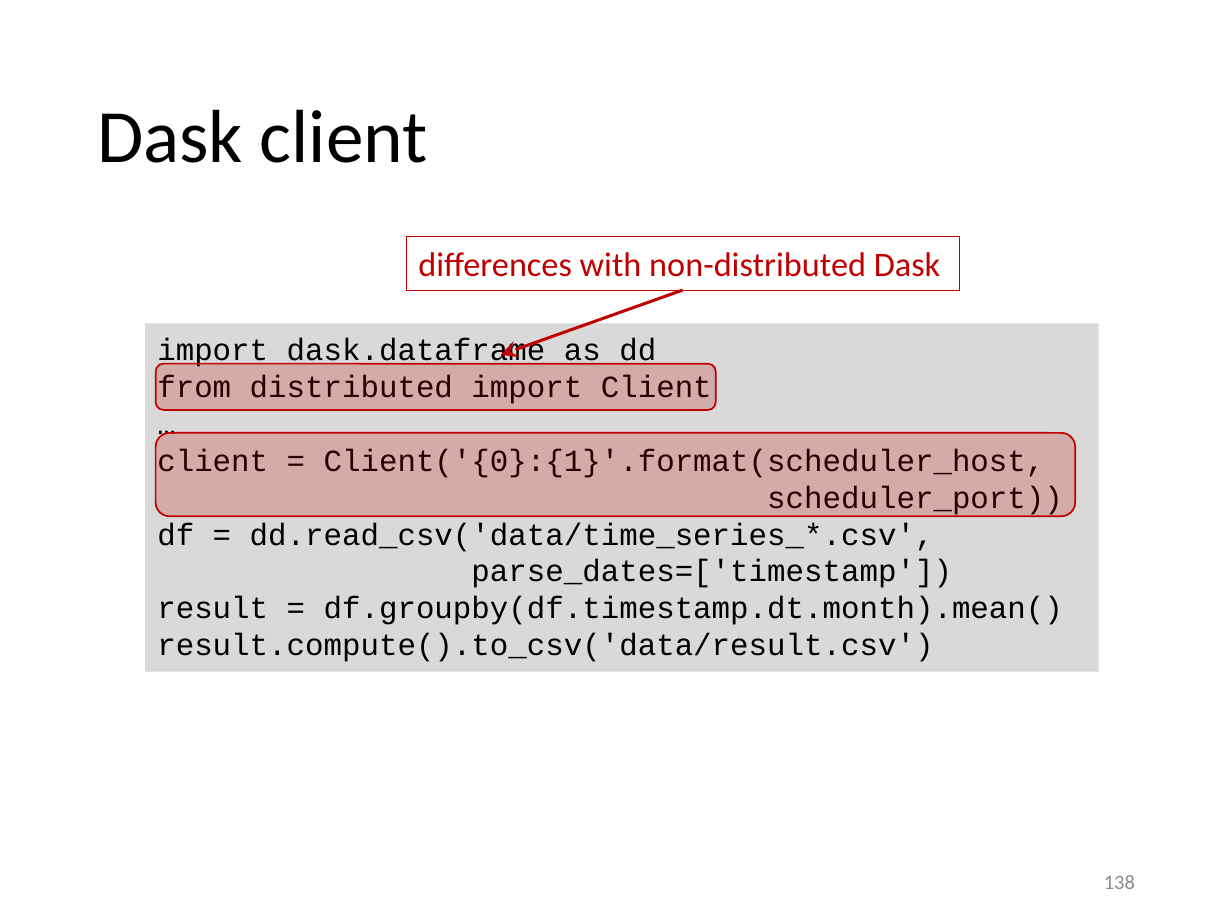
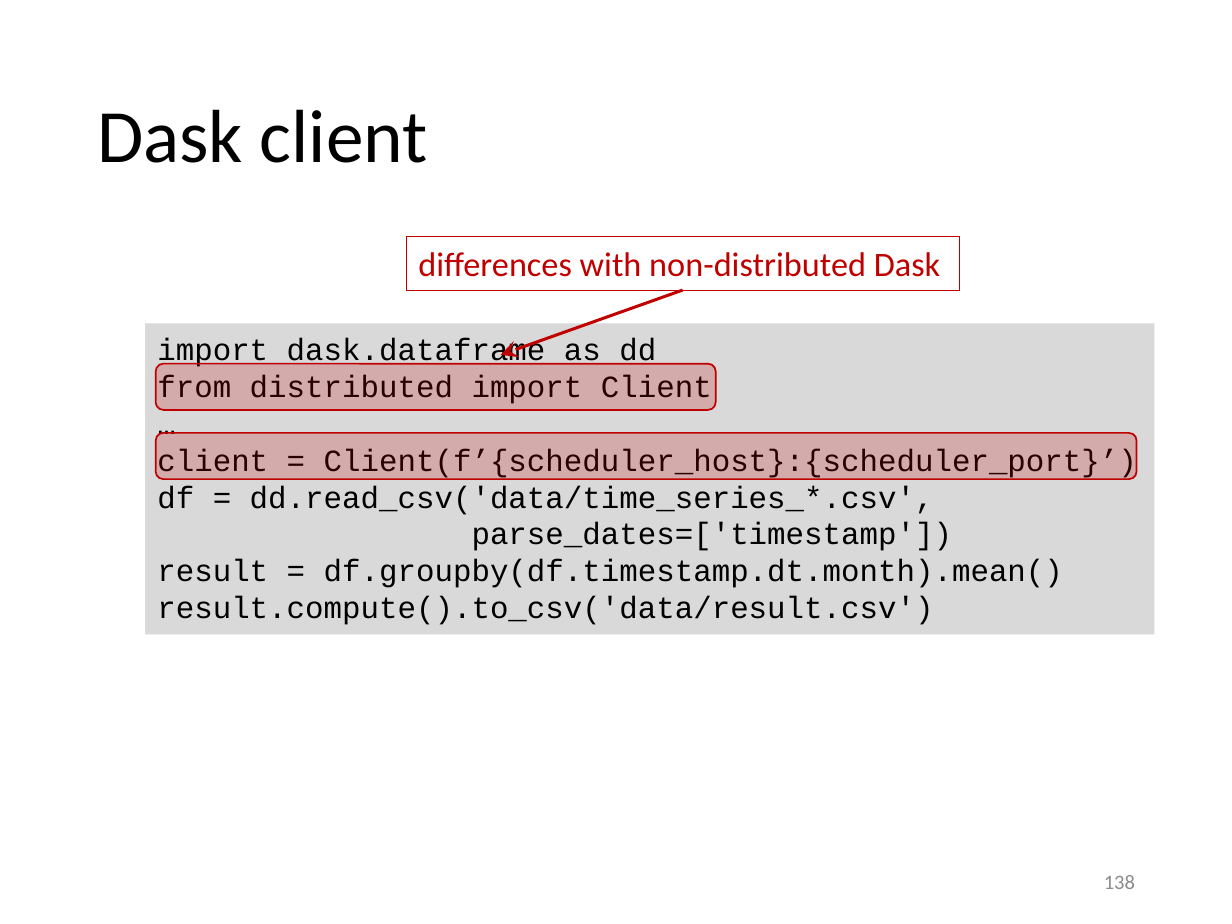
Before and after one commit to gjbex/Python-for-HPC, a slide deck: slide 138 of python_for_hpc.pptx. Drawn at 1232x924 pixels with LibreOffice and Linux fonts; fonts in the diff are those of the drawing. Boxes give left, top, right and bottom in pixels: in the first picture for what was removed or moved away, otherwise in the second. Text is boxed around its words. In the diff, an @@ line names an element or a change of style, - is before the commit and + after.

```diff
--- a/python_for_hpc.pptx
+++ b/python_for_hpc.pptx
@@ rectangle "import dask.dataframe as dd": place and size @@
-rectangle "import dask.dataframe as dd" at [145, 323, 1099, 671]
+rectangle "import dask.dataframe as dd" at [145, 323, 1154, 633]
@@ rounded rectangle: place and size @@
-rounded rectangle at [155, 432, 1074, 516]
+rounded rectangle at [155, 432, 1136, 479]
@@ text in rectangle at [157, 448, 1137, 479]: text changed @@
-client = Client('{0}:{1}'.format(scheduler_host,
-scheduler_port))
+client = Client(f’{scheduler_host}:{scheduler_port}’)
```
Also in this commit, not shown: 7 other slides changed.
